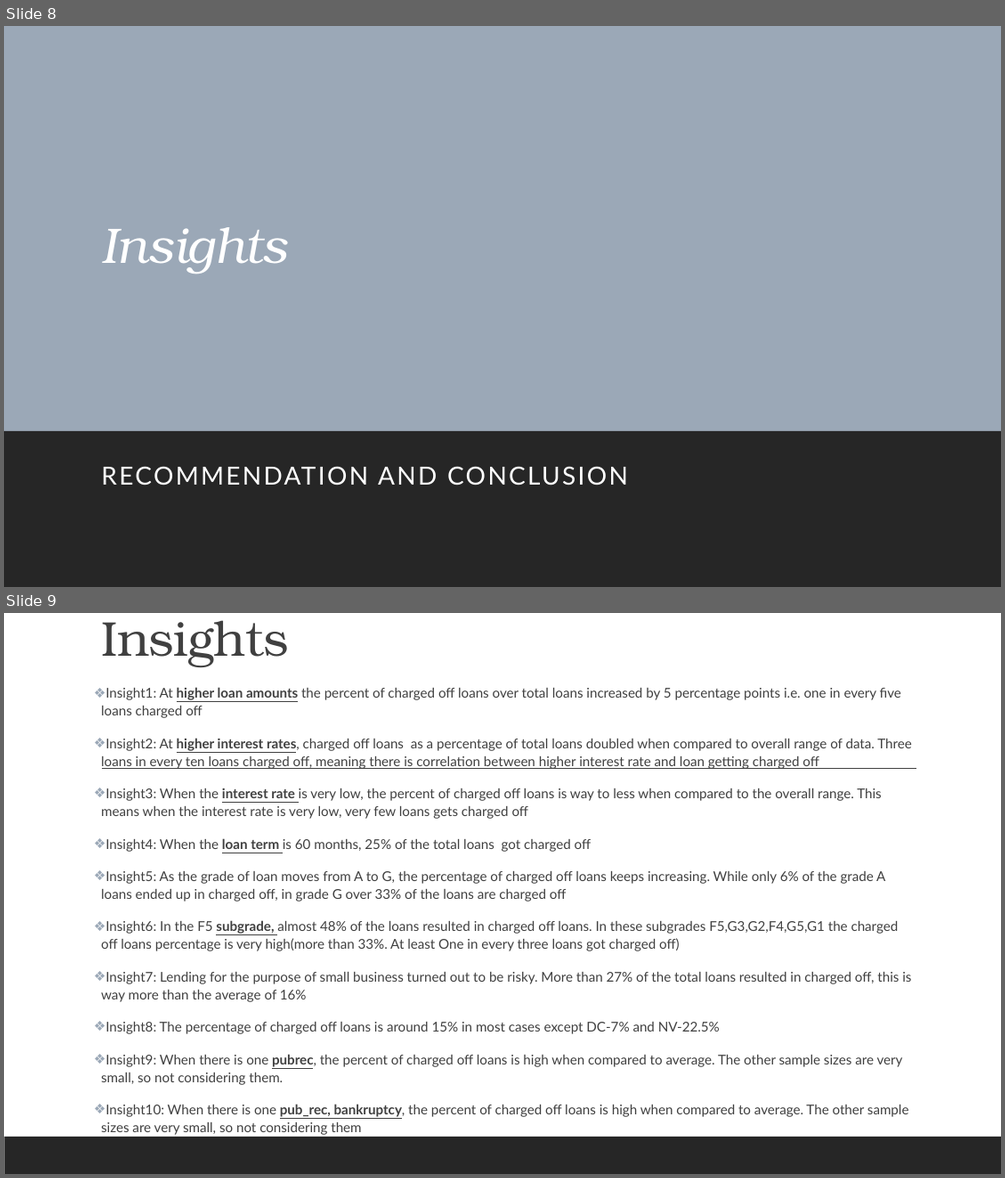
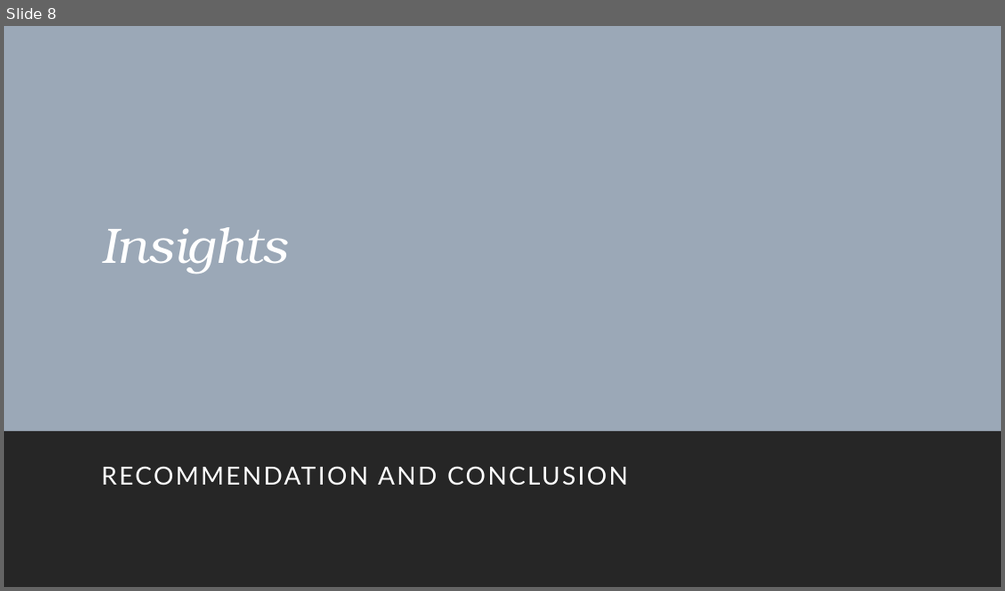
Before and after one commit to vidhyadharpandit/LendingClubCaseStudy, a slide deck: LendingClubCaseStudy-Presentation.pptx. Shown one above the other, each under a label of ours: slides 8 and 9 before the commit, slide 8 after it. The pictures are 1005x1178 and 1005x591 pixels, drawn with LibreOffice and Linux fonts; fonts in the diff are those of the drawing. Boxes give left, top, right and bottom in pixels: in the first picture for what was removed or moved away, otherwise in the second. Text is boxed around its words. In the diff, an @@ line names an element or a change of style, - is before the commit and + after.

```diff
--- a/LendingClubCaseStudy-Presentation.pptx
+++ b/LendingClubCaseStudy-Presentation.pptx
@@ slide 9 removed at bbox=[4, 613, 1001, 1174], background #FFFFFF; not listed: 1 template element that a slide beside it also shows @@
@@ title removed at bbox=[101, 620, 289, 667] @@
-Insights
@@ text removed at bbox=[101, 687, 911, 1135] @@
-❖ Insight1: At higher loan amounts the percent of charged off loans over total loans increased by 5 percentage points i.e. one in every five loans charged off
-❖ Insight2: At higher interest rates, charged off loans as a percentage of total loans doubled when compared to overall range of data. Three loans in every ten loans charged off, meaning there is correlation between higher interest rate and loan getting charged off
-❖ Insight3: When the interest rate is very low, the percent of charged off loans is way to less when compared to the overall range. This means when the interest rate is very low, very few loans gets charged off
-❖ Insight4: When the loan term is 60 months, 25% of the total loans got charged off
-❖ Insight5: As the grade of loan moves from A to G, the percentage of charged off loans keeps increasing. While only 6% of the grade A loans ended up in charged off, in grade G over 33% of the loans are charged off
-❖ Insight6: In the F5 subgrade, almost 48% of the loans resulted in charged off loans. In these subgrades F5,G3,G2,F4,G5,G1 the charged off loans percentage is very high(more than 33%. At least One in every three loans got charged off)
-❖ Insight7: Lending for the purpose of small business turned out to be risky. More than 27% of the total loans resulted in charged off, this is way more than the average of 16%
-❖ Insight8: The percentage of charged off loans is around 15% in most cases except DC-7% and NV-22.5%
-❖ Insight9: When there is one pubrec, the percent of charged off loans is high when compared to average. The other sample sizes are very small, so not considering them.
-❖ Insight10: When there is one pub_rec, bankruptcy, the percent of charged off loans is high when compared to average. The other sample sizes are very small, so not considering them
@@ line removed from (102, 769) to (917, 769) @@
```
Also in this commit, not shown: 12 slides changed, 3 slides added, 4 other slides removed, 2 other files.
